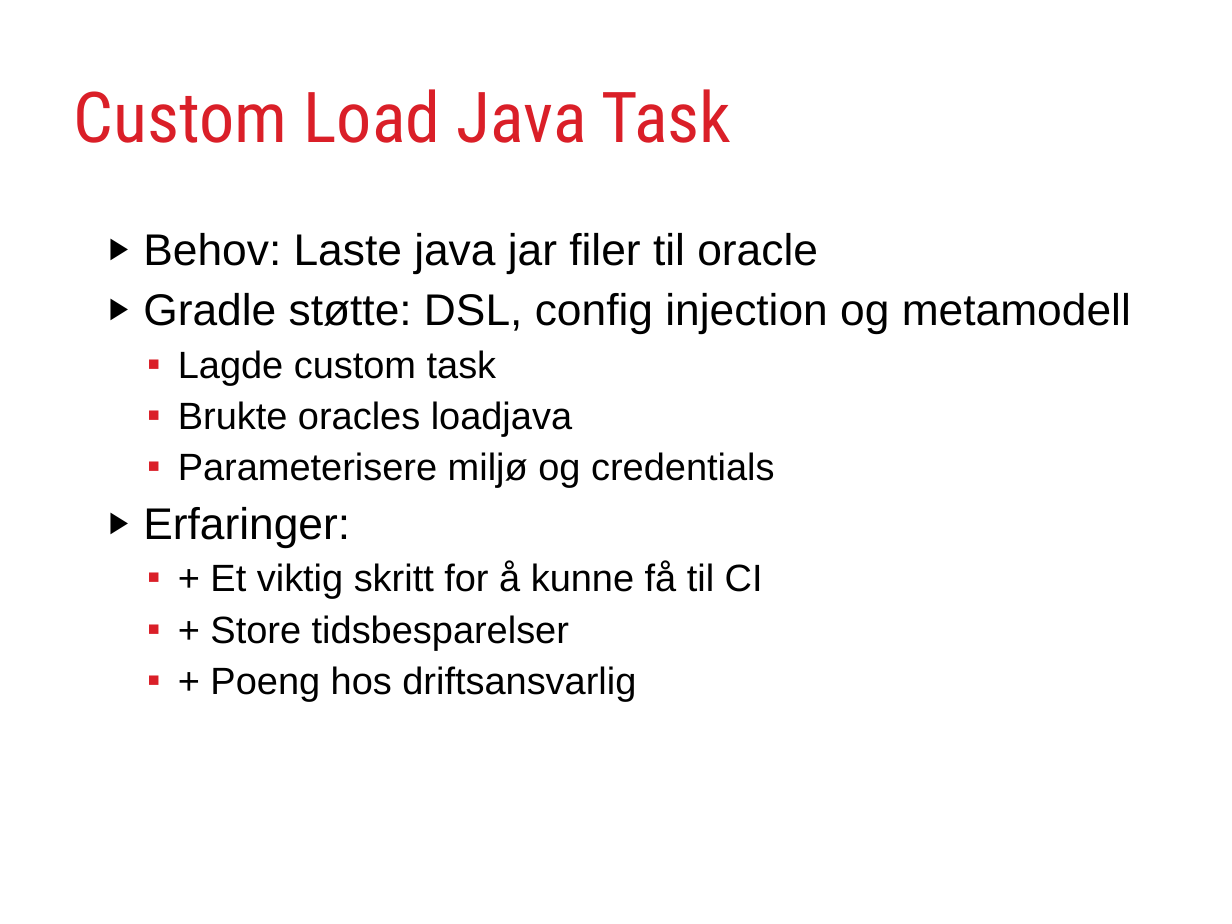
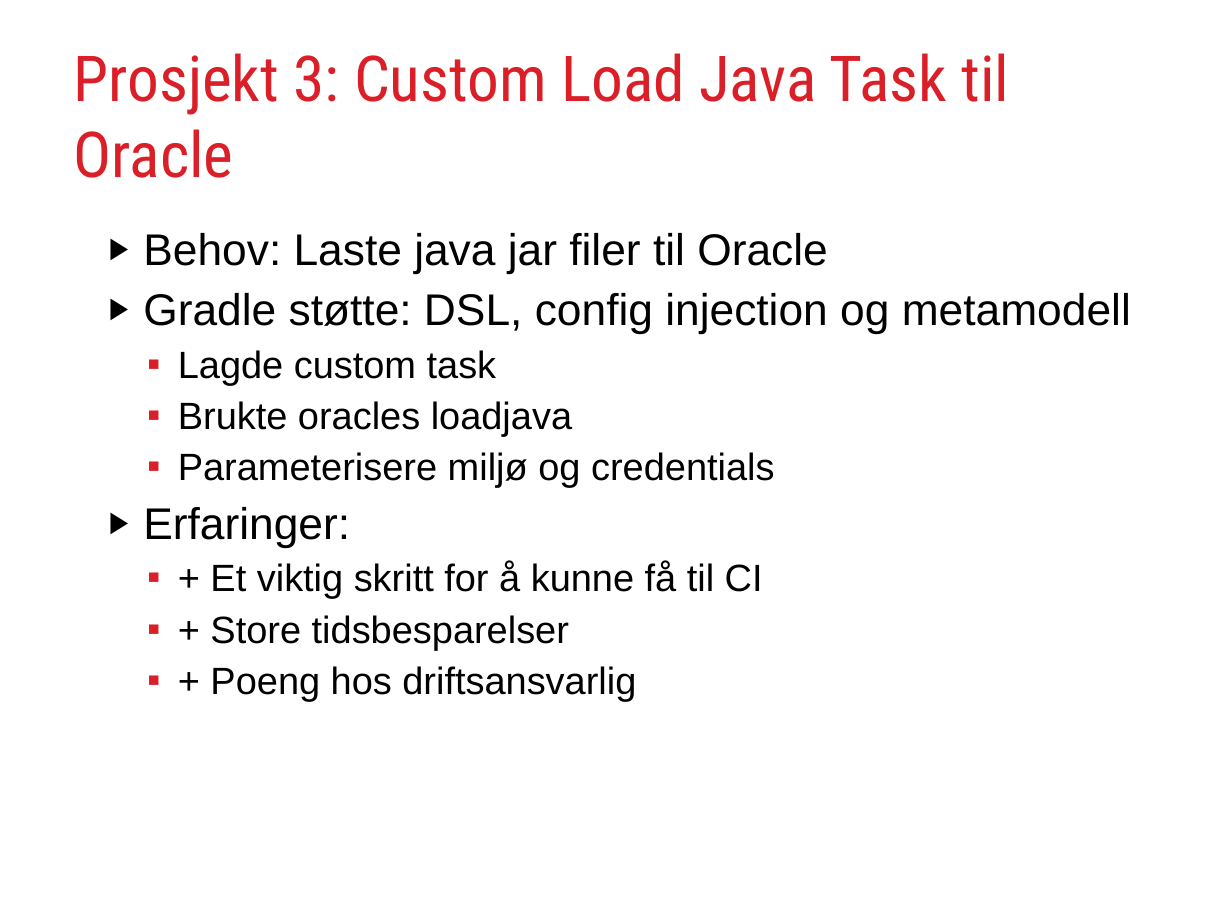
Before and after one commit to rundis/GradleJZ2012, a slide deck: slide 23 of GradleYourBuild.ppt (slide 25 before the commit). Drawn at 1232x924 pixels with LibreOffice and Linux fonts; fonts in the diff are those of the drawing. Boxes give left, top, right and bottom in pixels: in the first picture for what was removed or moved away, otherwise in the second. Text is boxed around its words. In the diff, an @@ line names an element or a change of style, - is before the commit and + after.

```diff
--- a/GradleYourBuild.ppt
+++ b/GradleYourBuild.ppt
@@ title at [74,53,1009,178]: text changed; size 41 to 37 pt @@
-Custom Load Java Task
+Prosjekt 3: Custom Load Java Task til Oracle
@@ text at [143,233,828,274]: text changed @@
-▶ Behov: Laste java jar filer til oracle
+▶ Behov: Laste java jar filer til Oracle
```
Also in this commit, not shown: 16 other slides changed, 6 slides added, 8 slides removed.
